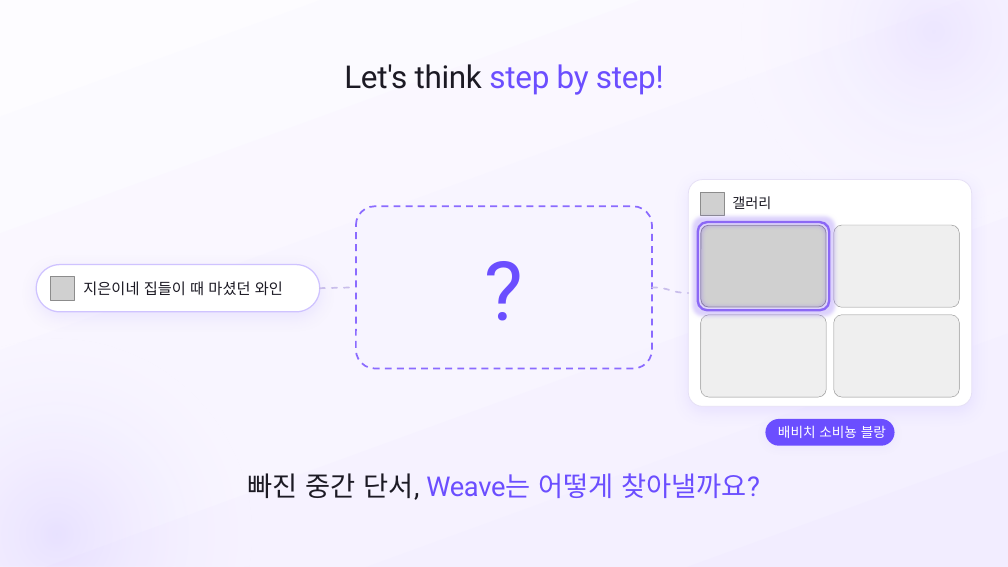
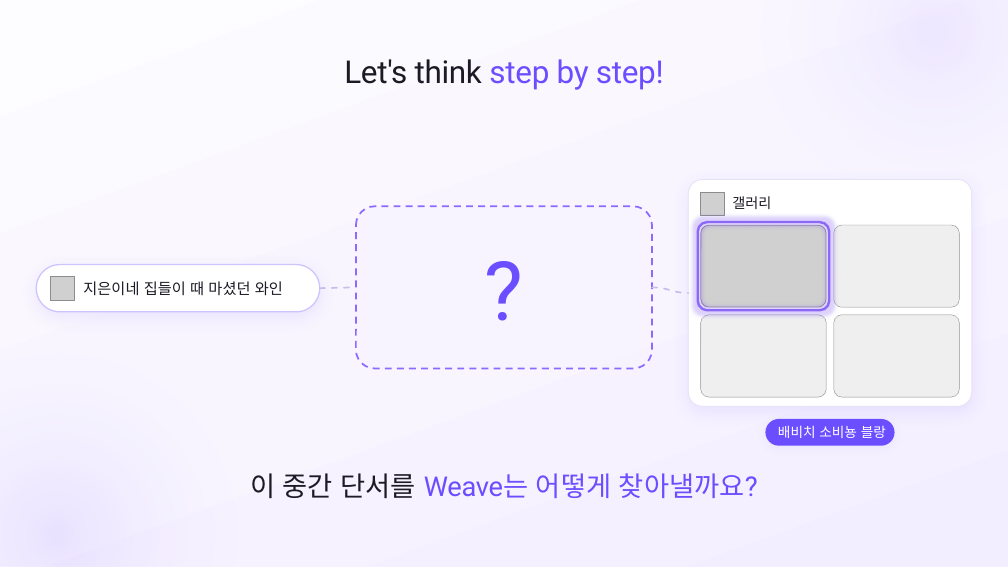
Before and after one commit to SB-Jo/t3, a slide deck: slide 11 of weave/결선준비/09_HowItWorks/HowItWorks_Argon.pptx. Drawn at 1008x567 pixels with LibreOffice and Linux fonts; fonts in the diff are those of the drawing; grey boxes stand for pictures. Boxes give left, top, right and bottom in pixels: in the first picture for what was removed or moved away, otherwise in the second. Text is boxed around its words. In the diff, an @@ line names an element or a change of style, - is before the commit and + after.

```diff
--- a/weave/결선준비/09_HowItWorks/HowItWorks_Argon.pptx
+++ b/weave/결선준비/09_HowItWorks/HowItWorks_Argon.pptx
@@ text "Let's think step by step!": place and size @@
-text "Let's think step by step!" at (344,64,664,95)
+text "Let's think step by step!" at (344,59,664,90)
@@ text at (250,473,758,498): text changed @@
-빠진 중간 단서, Weave는 어떻게 찾아낼까요?
+이 중간 단서를 Weave는 어떻게 찾아낼까요?
```
Also in this commit, not shown: 16 other slides changed, 6 other files.
